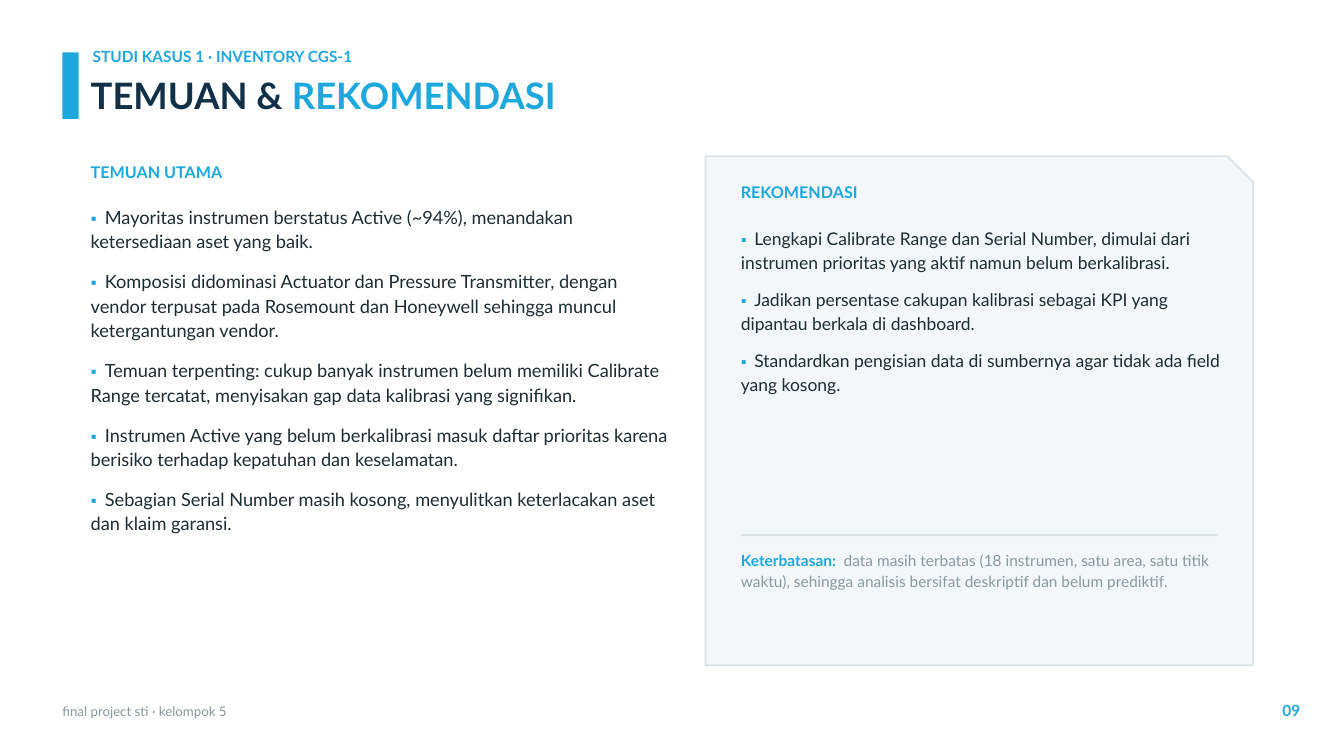
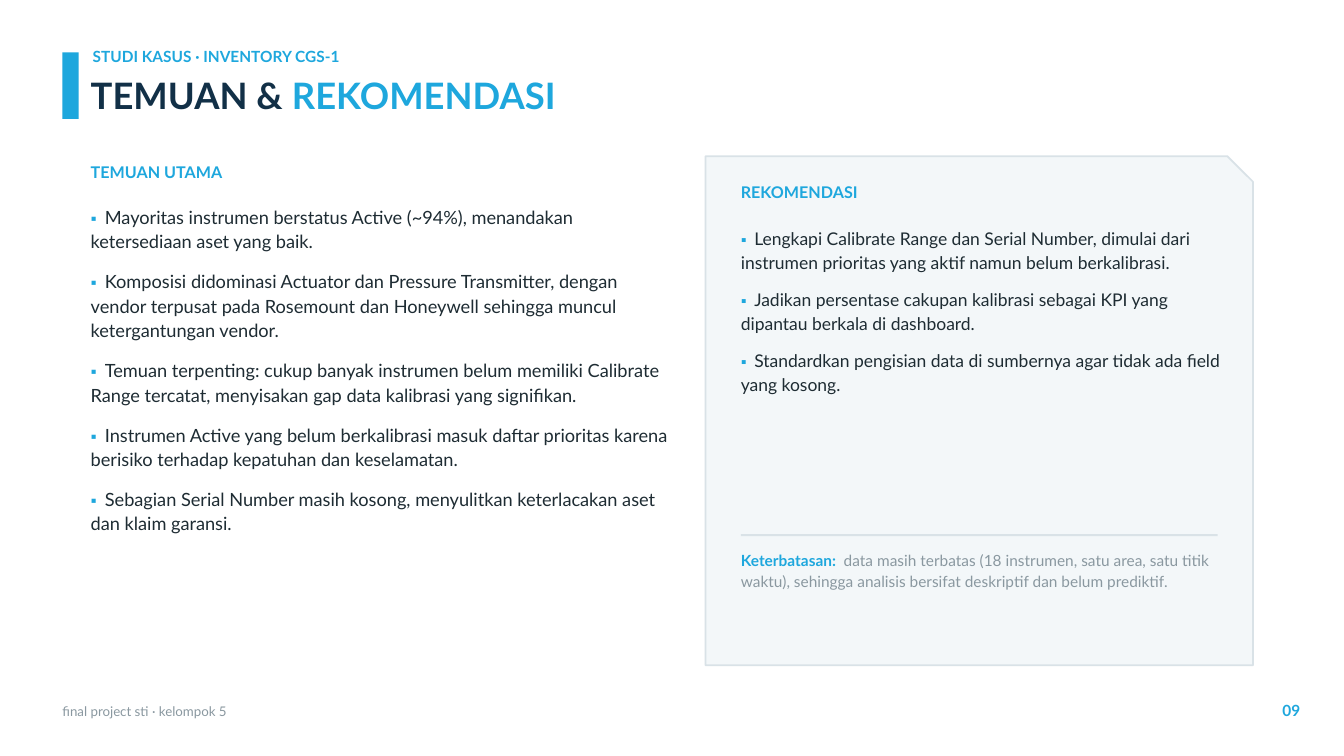
Before and after one commit to sianida26/sti-final-project-kel5, a slide deck: slide 9 of Final-Project-STI-Kel5-Presentation.pptx. Drawn at 1344x756 pixels with LibreOffice and Linux fonts; fonts in the diff are those of the drawing; background and template pictures are left out. Boxes give left, top, right and bottom in pixels: in the first picture for what was removed or moved away, otherwise in the second. Text is boxed around its words. In the diff, an @@ line names an element or a change of style, - is before the commit and + after.

Commit message:
Remove Sales slides; deck fokus Inventory CGS-1 (11 slide)

```diff
--- a/Final-Project-STI-Kel5-Presentation.pptx
+++ b/Final-Project-STI-Kel5-Presentation.pptx
@@ text at (93,50,339,62): text changed @@
-STUDI KASUS 1 · INVENTORY CGS-1
+STUDI KASUS · INVENTORY CGS-1
```
Also in this commit, not shown: 8 other slides changed, 3 slides removed, 2 other files.
